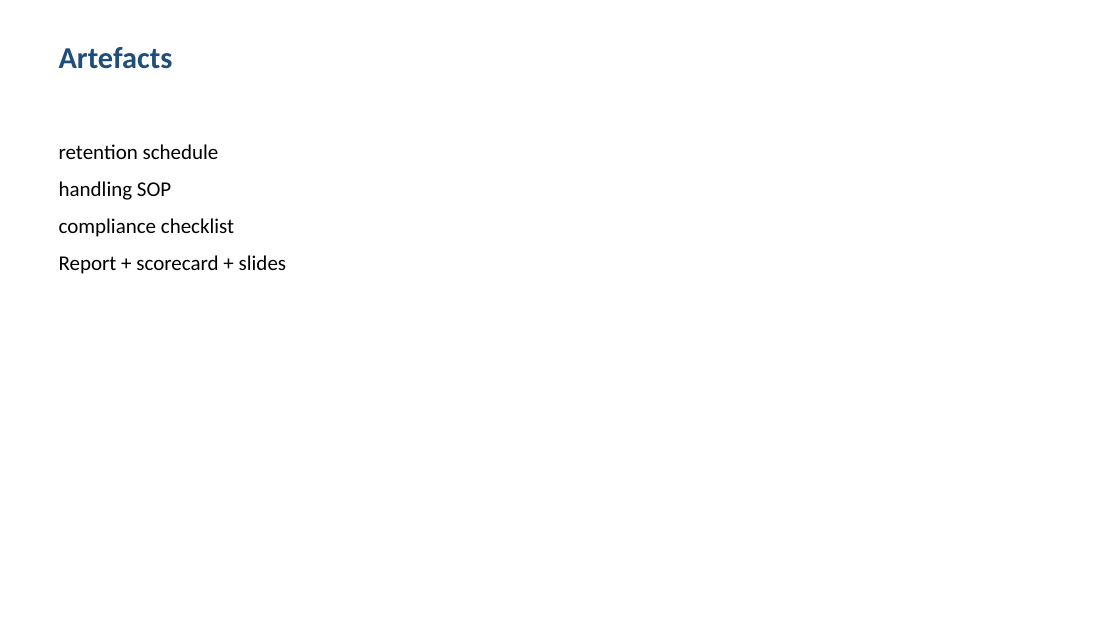
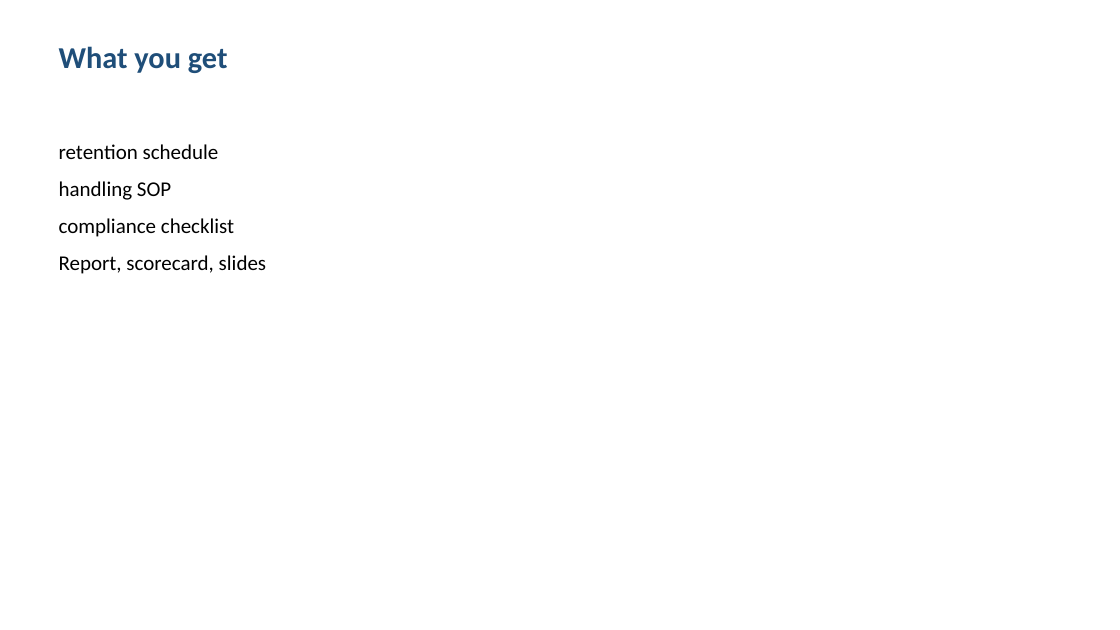
Before and after one commit to shohrabniaz/nfp-secure-records-management, a slide deck: slide 3 of Final_Submission/02_Presentation.pptx. Drawn at 1120x630 pixels with LibreOffice and Linux fonts; fonts in the diff are those of the drawing. Boxes give left, top, right and bottom in pixels: in the first picture for what was removed or moved away, otherwise in the second. Text is boxed around its words. In the diff, an @@ line names an element or a change of style, - is before the commit and + after.

```diff
--- a/Final_Submission/02_Presentation.pptx
+++ b/Final_Submission/02_Presentation.pptx
@@ text at box(59, 46, 228, 73): text changed @@
-Artefacts
+What you get
@@ text at box(59, 255, 266, 274): text changed @@
-Report + scorecard + slides
+Report, scorecard, slides
```
Also in this commit, not shown: 3 other slides changed, 12 other files.
